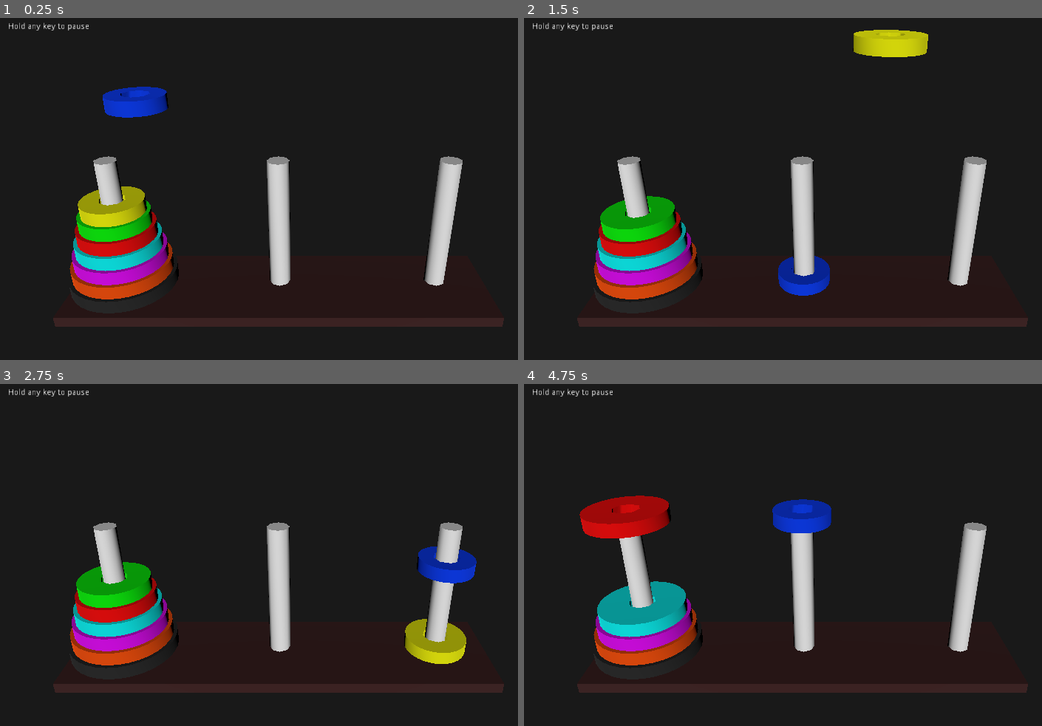
Above: before the commit, frames 1-4 (two rows, left to right).
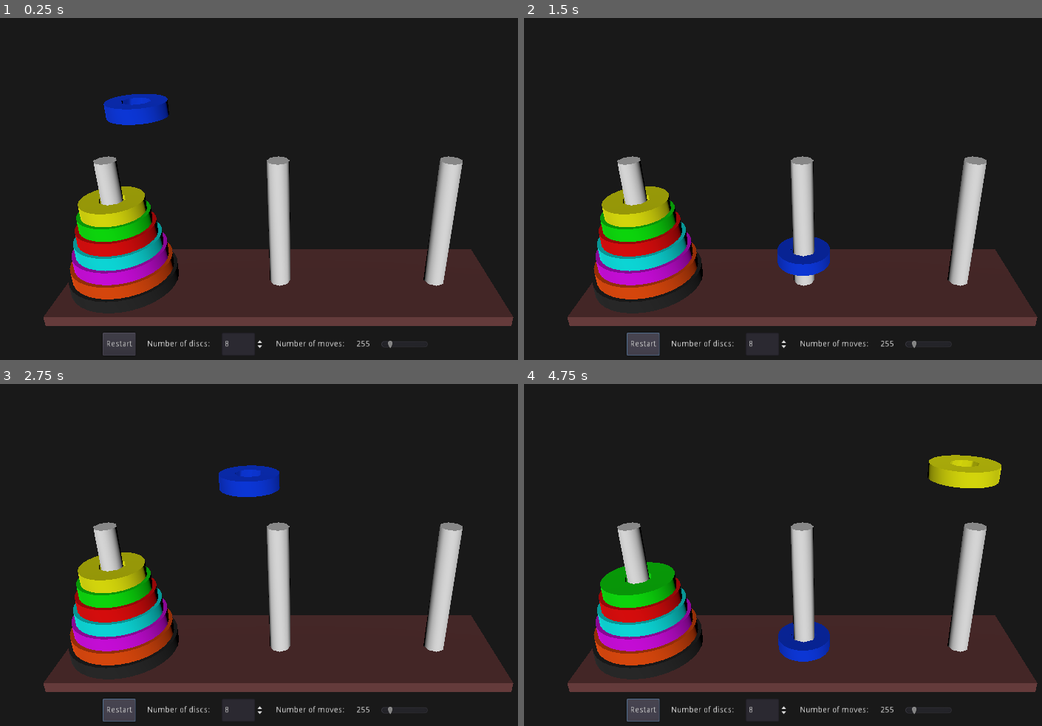
Above: after the commit, the same moments.

Repository: andrew-wilkes/godot-tower-of-hanoi
Game: Godot game, scene res://Main.tscn
Same seed, same stepped clock (60 frames per second), same inputs: the game is played once before the commit and once after it.
Inputs (mouse positions are in pixels of both pictures, inside the frame that each line leads up to):
- Up to frame 1 (0.25 s): no input
- Up to frame 2 (1.5 s): click (643, 342) at 0.5 s, where only the run after the commit has a clickable "Restart"; click (643, 342) at 1.25 s, where only the run after the commit has a clickable "Restart"
- Up to frame 3 (2.75 s): click (119, 708) at 2 s, where only the run after the commit has a clickable "Restart"
- Up to frame 4 (4.75 s): tap Enter at 2.75 s

The runs differ from the first frame. In frame 1, 16% of the frame differs, in the area x 1-100%, y 1-99%; in frame 2, 18%; in frame 3, 19%; in frame 4, 22%.
Error before the commit: Invalid get index '-1' (on base: 'Array'). (res://Main.gd:72)

Commit message:
Add UI features

Diff:
--- a/src/Main.gd
+++ b/src/Main.gd
@@ -1,9 +1,6 @@
 extends Spatial
 
 signal move_completed
-
-const NUM_DISCS = 8
-const SPEED = 20.0
 
 enum { SRC, AUX, DEST }
 
@@ -12,7 +9,8 @@
 var stack_offset
 var move_number = 0
 var moves = []
-var paused = false
+var restart = false
+var completed = false
 var start_pos
 var end_pos
 var disc
@@ -20,9 +18,19 @@
 
 func _ready():
 	create_discs()
-	build_stack(NUM_DISCS)
 	var _e = connect("move_completed", self, "make_move")
-	hanoi(NUM_DISCS, SRC, DEST, AUX)
+	start()
+
+
+func start():
+	var num_discs = $UI/HBox/NumDiscs.value
+	clear_stack()
+	build_stack(num_discs)
+	moves.clear()
+	completed = false
+	hanoi(num_discs, SRC, DEST, AUX)
+	$UI/HBox/NumMoves.text = str(moves.size())
+	move_number = 0
 	make_move()
 
 
@@ -34,9 +42,14 @@
 
 
 func make_move():
-	if move_number < moves.size() and  not paused:
+	if restart:
+		restart = false
+		start()
+	elif move_number < moves.size():
 		move_disc(moves[move_number])
 		move_number += 1
+	else:
+		completed = true
 
 
 func create_discs():
@@ -46,6 +59,12 @@
 		var mat = load("res://materials/color" + str(n) + ".tres")
 		d.set_mat(mat)
 		discs.append(d)
+
+
+func clear_stack():
+	for peg in $Pegs.get_children():
+		for _disc in peg.get_children():
+			peg.remove_child(_disc)
 
 
 func build_stack(n):
@@ -67,22 +86,23 @@
 
 
 func move_disc(from_to):
+	var speed = $UI/HBox/Speed.value
 	# Get top-most disc
 	var start_peg = $Pegs.get_child(from_to[0])
 	disc = start_peg.get_children()[-1]
 	var tween = get_node("Tween")
 	# Move to top of pole
 	var y = disc.translation.y
-	var _tweenBool = tween.interpolate_method(self, "move_vertically", y, peg_length / 2 + 0.2, (peg_length - y) / SPEED, Tween.TRANS_LINEAR, Tween.EASE_IN)
+	var _tweenBool = tween.interpolate_method(self, "move_vertically", y, peg_length / 2 + 0.2, (peg_length - y) / speed, Tween.TRANS_LINEAR, Tween.EASE_IN)
 	tween.start()
 	yield(tween, "tween_completed")
 	start_pos = disc.translation
 	var end_peg = $Pegs.get_child(from_to[1])
 	end_pos = Vector2(end_peg.translation.x - start_peg.translation.x, get_y_position_in_stack(end_peg.get_child_count()))
 	var angle = PI if end_pos.x > 0 else -PI
-	_tweenBool = tween.interpolate_method(self, "move_in_arc", 0.0, angle, angle * end_pos.x / SPEED, Tween.TRANS_LINEAR, Tween.EASE_OUT_IN)
+	_tweenBool = tween.interpolate_method(self, "move_in_arc", 0.0, angle, angle * end_pos.x / speed, Tween.TRANS_LINEAR, Tween.EASE_OUT_IN)
 	yield(tween, "tween_completed")
-	_tweenBool = tween.interpolate_method(self, "move_vertically", disc.translation.y, end_pos.y, (peg_length - end_pos.y) / SPEED, Tween.TRANS_LINEAR, Tween.EASE_OUT)
+	_tweenBool = tween.interpolate_method(self, "move_vertically", disc.translation.y, end_pos.y, (peg_length - end_pos.y) / speed, Tween.TRANS_LINEAR, Tween.EASE_OUT)
 	yield(tween, "tween_completed")
 	# Reparent disc
 	start_peg.remove_child(disc)
@@ -97,11 +117,13 @@
 
 func move_in_arc(phi):
 	var x = end_pos.x * (1 - cos(phi)) / 2
-	var y = end_pos.x / 3 * sin(phi) + start_pos.y
+	var y = end_pos.x / 3.5 * sin(phi) + start_pos.y
 	disc.translation = Vector3(x, y, 0)
 
 
-func _unhandled_key_input(event):
-	paused = event.pressed
-	if not paused:
-		make_move()
+func _on_Restart_pressed():
+	if completed:
+		start()
+	else:
+		# Allow move to complete
+		restart = true
--- a/src/Main.tscn
+++ b/src/Main.tscn
@@ -3,7 +3,7 @@
 [ext_resource path="res://Main.gd" type="Script" id=2]
 
 [sub_resource type="SpatialMaterial" id=1]
-albedo_color = Color( 0.27451, 0.14902, 0.14902, 1 )
+albedo_color = Color( 0.47451, 0.27451, 0.27451, 1 )
 
 [node name="Main" type="Spatial"]
 script = ExtResource( 2 )
@@ -17,9 +17,9 @@
 light_energy = 0.7
 
 [node name="Base" type="CSGBox" parent="."]
-transform = Transform( 1, 0, 0, 0, 1, 0, 0, 0, 1, 0, -0.1, 0 )
-width = 8.0
+width = 8.2
 height = 0.2
+depth = 2.2
 material = SubResource( 1 )
 
 [node name="Pegs" type="Spatial" parent="."]
@@ -42,13 +42,74 @@
 [node name="Tween" type="Tween" parent="."]
 
 [node name="UI" type="CanvasLayer" parent="."]
+offset = Vector2( 20, 20 )
+transform = Transform2D( 1, 0, 0, 1, 20, 20 )
 
-[node name="Label" type="Label" parent="UI"]
-margin_left = 14.0
-margin_top = 12.0
-margin_right = 155.0
-margin_bottom = 26.0
-text = "Hold any key to pause"
+[node name="HBox" type="HBoxContainer" parent="UI"]
+anchor_left = 0.5
+anchor_top = 1.0
+anchor_right = 0.5
+anchor_bottom = 1.0
+margin_left = -354.0
+margin_top = -70.0
+margin_right = 354.0
+margin_bottom = -30.0
+custom_constants/separation = 20
 __meta__ = {
 "_edit_use_anchors_": false
 }
+
+[node name="Restart" type="Button" parent="UI/HBox"]
+margin_right = 57.0
+margin_bottom = 40.0
+text = "Restart"
+
+[node name="Label2" type="Label" parent="UI/HBox"]
+margin_left = 77.0
+margin_top = 13.0
+margin_right = 186.0
+margin_bottom = 27.0
+text = "Number of discs:"
+__meta__ = {
+"_edit_use_anchors_": false
+}
+
+[node name="NumDiscs" type="SpinBox" parent="UI/HBox"]
+margin_left = 206.0
+margin_right = 280.0
+margin_bottom = 40.0
+min_value = 1.0
+max_value = 8.0
+value = 8.0
+
+[node name="Label3" type="Label" parent="UI/HBox"]
+margin_left = 300.0
+margin_top = 13.0
+margin_right = 419.0
+margin_bottom = 27.0
+text = "Number of moves:"
+__meta__ = {
+"_edit_use_anchors_": false
+}
+
+[node name="NumMoves" type="Label" parent="UI/HBox"]
+margin_left = 439.0
+margin_top = 13.0
+margin_right = 447.0
+margin_bottom = 27.0
+text = "0"
+__meta__ = {
+"_edit_use_anchors_": false
+}
+
+[node name="Speed" type="HSlider" parent="UI/HBox"]
+margin_left = 467.0
+margin_right = 547.0
+margin_bottom = 40.0
+rect_min_size = Vector2( 80, 0 )
+hint_tooltip = "Speed"
+size_flags_vertical = 1
+min_value = 10.0
+value = 20.0
+
+[connection signal="pressed" from="UI/HBox/Restart" to="." method="_on_Restart_pressed"]
